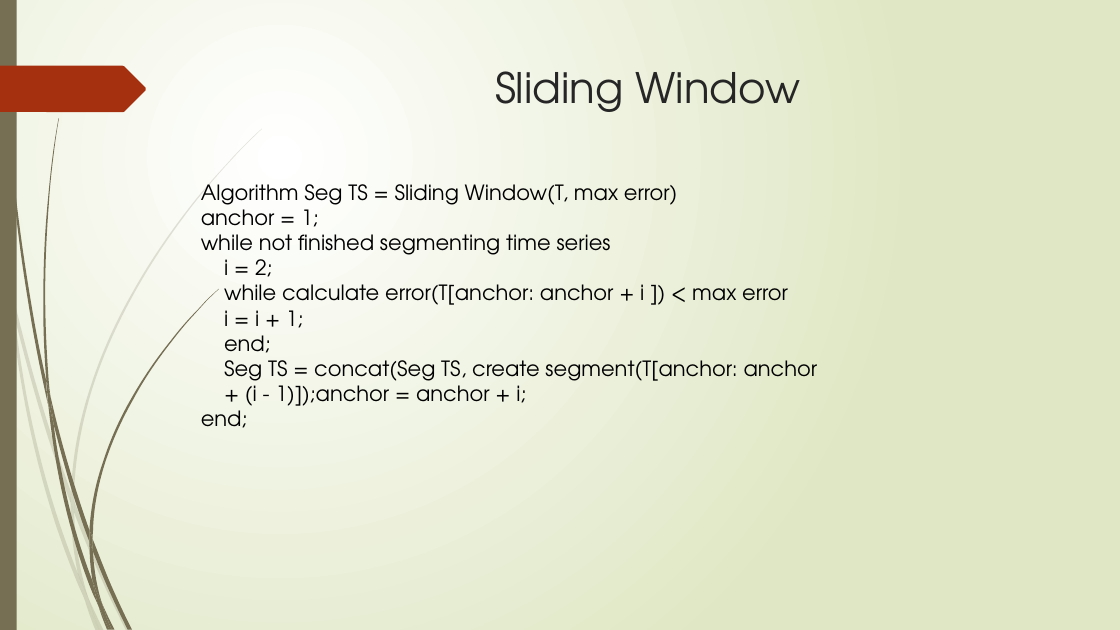
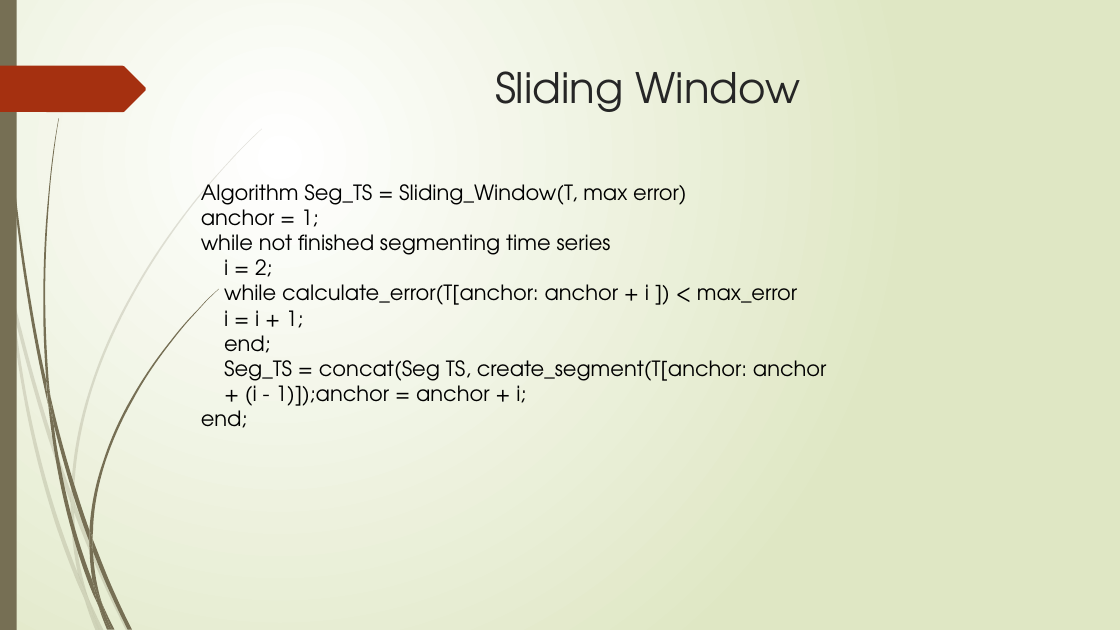
Before and after one commit to zixiaojindao/time-series-survey, a slide deck: slide 8 of slide/tsdm.pptx. Drawn at 1120x630 pixels with LibreOffice and Linux fonts; fonts in the diff are those of the drawing. Boxes give left, top, right and bottom in pixels: in the first picture for what was removed or moved away, otherwise in the second. Text is boxed around its words. In the diff, an @@ line names an element or a change of style, - is before the commit and + after.

```diff
--- a/slide/tsdm.pptx
+++ b/slide/tsdm.pptx
@@ text at (201,184,686,210): text changed @@
-Algorithm Seg TS = Sliding Window(T, max error)
+Algorithm Seg_TS = Sliding_Window(T, max error)
@@ text at (224,284,797,305): text changed @@
-while calculate error(T[anchor: anchor + i ]) < max error
+while calculate_error(T[anchor: anchor + i ]) < max_error
@@ text at (224,360,827,386): text changed @@
-Seg TS = concat(Seg TS, create segment(T[anchor: anchor
+Seg_TS = concat(Seg TS, create_segment(T[anchor: anchor
```
Also in this commit, not shown: 4 other slides changed.
